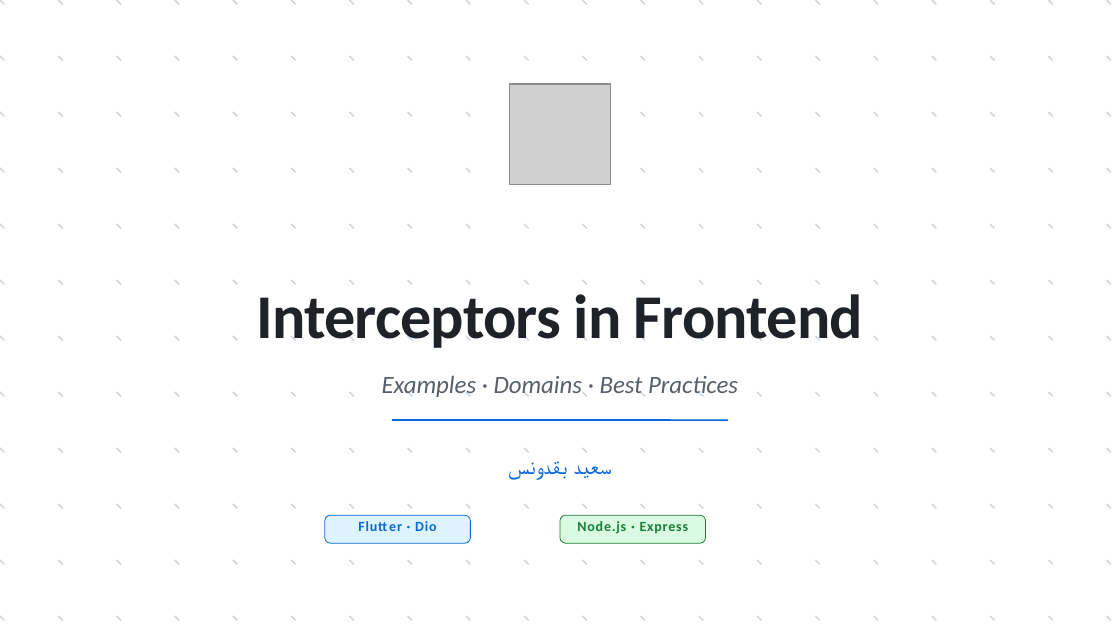
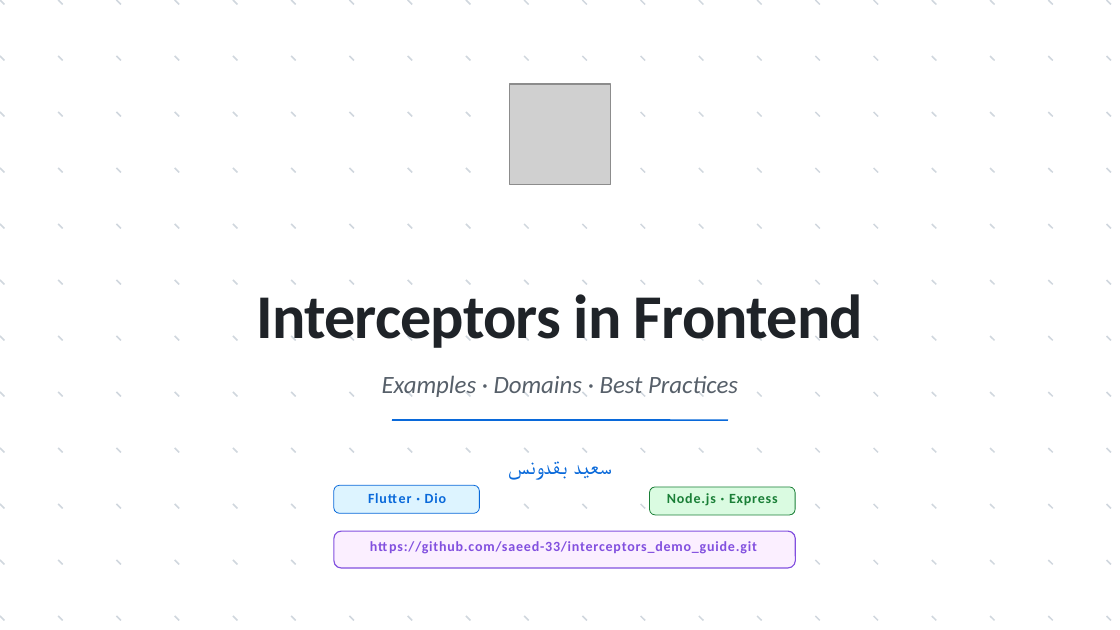
Before and after one commit to saeed-33/interceptors_demo_guide, a slide deck: slide 1 of interceptors.pptx. Drawn at 1120x630 pixels with LibreOffice and Linux fonts; fonts in the diff are those of the drawing; grey boxes stand for pictures. Boxes give left, top, right and bottom in pixels: in the first picture for what was removed or moved away, otherwise in the second. Text is boxed around its words. In the diff, an @@ line names an element or a change of style, - is before the commit and + after.

```diff
--- a/interceptors.pptx
+++ b/interceptors.pptx
@@ rounded rectangle: place and size @@
-rounded rectangle at box(325, 515, 470, 543)
+rounded rectangle at box(334, 485, 479, 513)
@@ text "Flutter · Dio": place and size @@
-text "Flutter · Dio" at box(415, 521, 436, 531)
+text "Flutter · Dio" at box(425, 493, 446, 503)
@@ line removed from (349, 504) to (354, 508) @@
@@ line removed from (408, 504) to (412, 508) @@
@@ line removed from (466, 504) to (470, 508) @@
@@ rounded rectangle: place and size @@
-rounded rectangle at box(560, 515, 706, 543)
+rounded rectangle at box(650, 487, 795, 515)
@@ text "Node.js · Express": place and size @@
-text "Node.js · Express" at box(577, 521, 689, 534)
+text "Node.js · Express" at box(667, 493, 778, 506)
@@ line removed from (699, 504) to (703, 508) @@
@@ line removed from (757, 504) to (762, 508) @@
@@ rounded rectangle added at box(334, 531, 795, 568), fill #FBEFFF, outline #8250DF 0.75 pt @@
@@ line removed from (349, 560) to (354, 564) @@
@@ text added at box(389, 541, 757, 554), 9 pt, text #8250DF, bold @@
+https://github.com/saeed-33/interceptors_demo_guide.git
@@ line removed from (408, 560) to (412, 564) @@
@@ line removed from (466, 560) to (470, 564) @@
@@ line removed from (524, 560) to (529, 564) @@
@@ line removed from (582, 560) to (587, 564) @@
@@ line removed from (641, 560) to (645, 564) @@
@@ line removed from (699, 560) to (703, 564) @@
@@ line removed from (757, 560) to (762, 564) @@
```
Also in this commit, not shown: 2 other slides changed, 41 other files.
